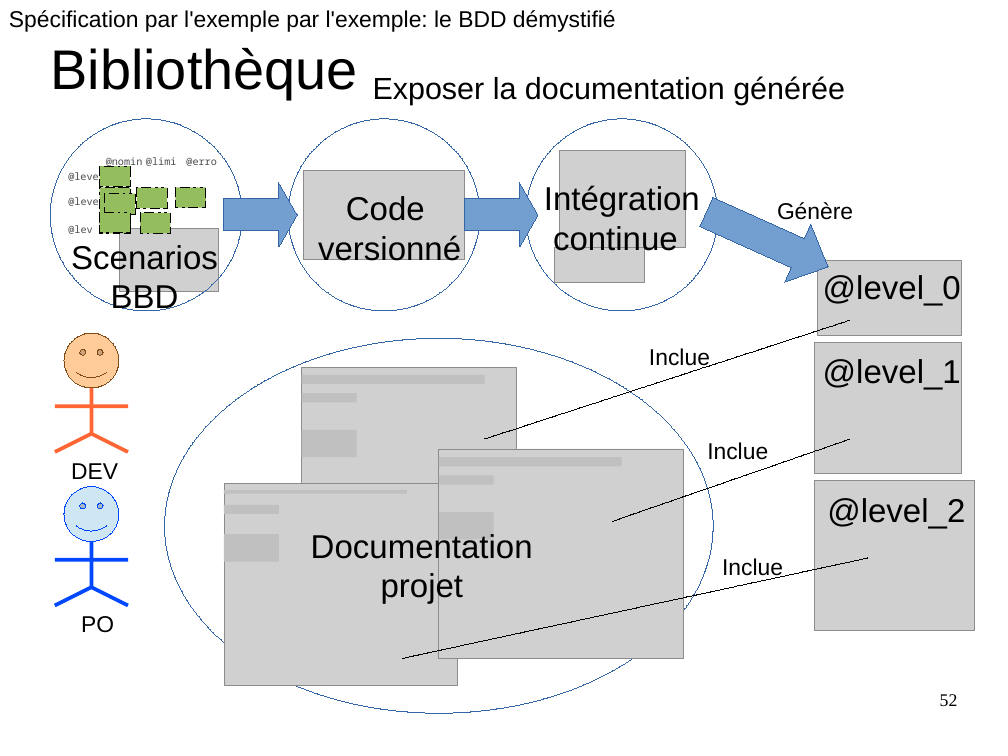
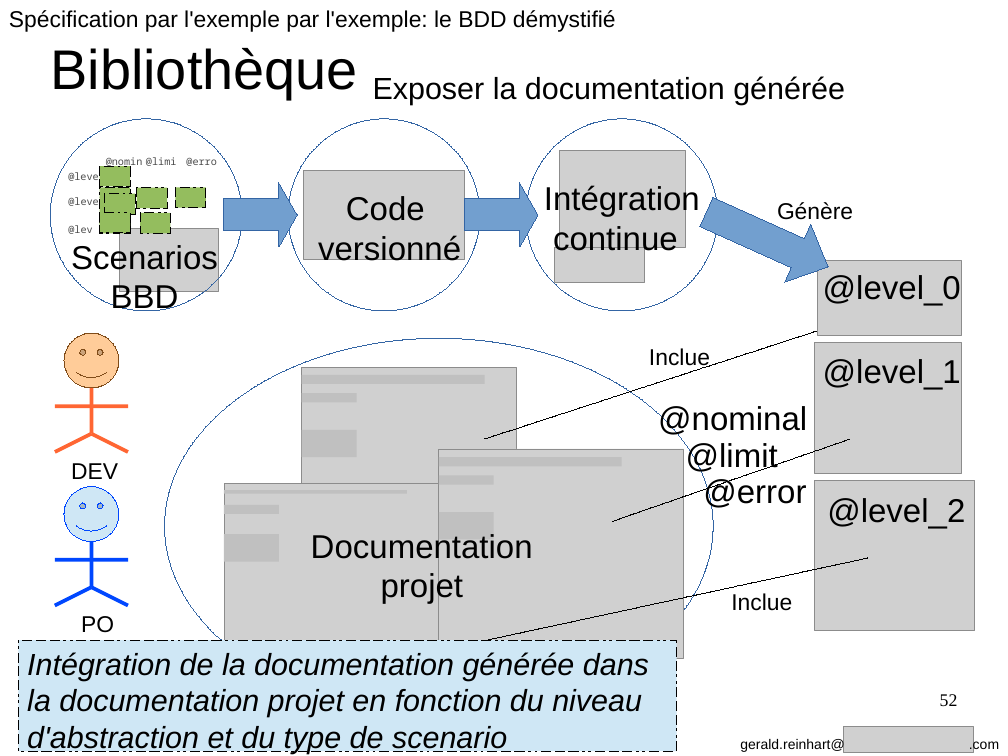
Before and after one commit to GeReinhart/dojo-bdd-library-ws-java, a slide deck: slide 52 of doc/BDD_presentation_agile_grenoble_2016.odp. Drawn at 1008x756 pixels with LibreOffice and Linux fonts; fonts in the diff are those of the drawing; grey boxes stand for pictures. Boxes give left, top, right and bottom in pixels: in the first picture for what was removed or moved away, otherwise in the second. Text is boxed around its words. In the diff, an @@ line names an element or a change of style, - is before the commit and + after.

```diff
--- a/doc/BDD_presentation_agile_grenoble_2016.odp
+++ b/doc/BDD_presentation_agile_grenoble_2016.odp
@@ text added at (658, 406, 807, 437), 26 pt, text #000000 @@
+@nominal
@@ text added at (686, 443, 778, 473), 26 pt, text #000000 @@
+@limit
@@ text removed at (707, 442, 768, 460) @@
-Inclue
@@ text added at (703, 477, 806, 510), 26 pt, text #000000 @@
+@error
@@ text "Inclue" rewrapped from (722, 558, 783, 581) to (731, 593, 792, 611) @@
@@ rectangle added at (18, 640, 677, 751), fill #CFE7F5, outline #000000 0 pt, 24 pt, text #000000, italic @@
+Intégration de la documentation générée dans la documentation projet en fonction du niveau d'abstraction et du type de scenario
@@ text added at (740, 738, 999, 753), 11 pt, text #000000 @@
+gerald.reinhart@ .com
@@ picture added at (843, 726, 973, 753) @@
```
Also in this commit, not shown: 50 other slides changed, 7 slides added, 1 slide removed.
